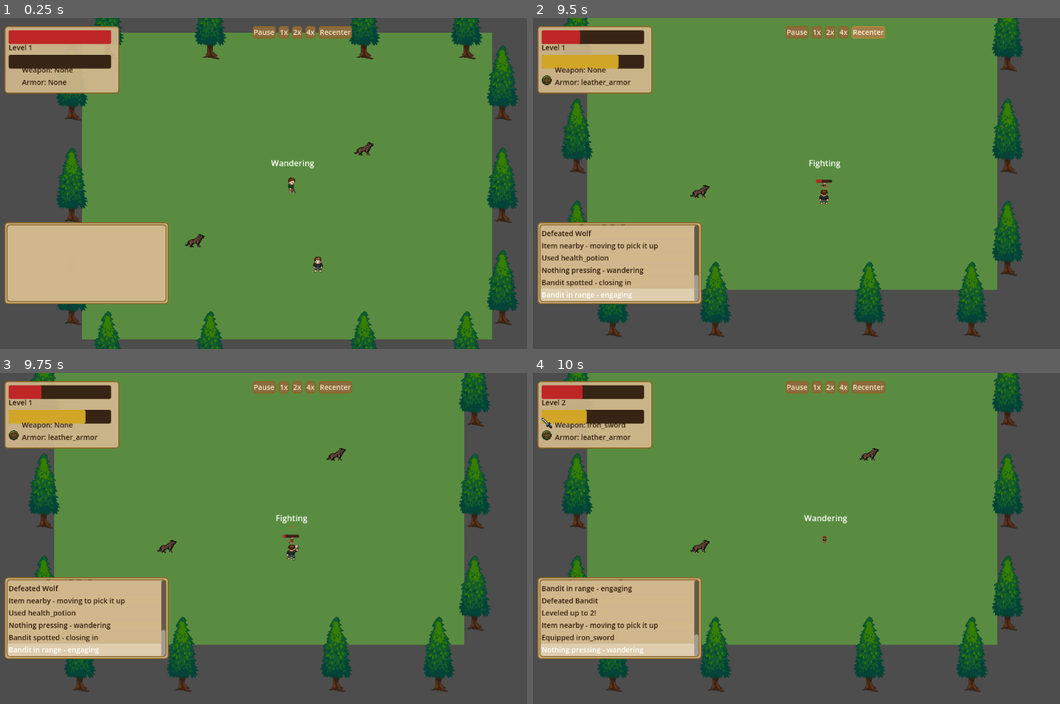
Above: before the commit, frames 1-4 (two rows, left to right).
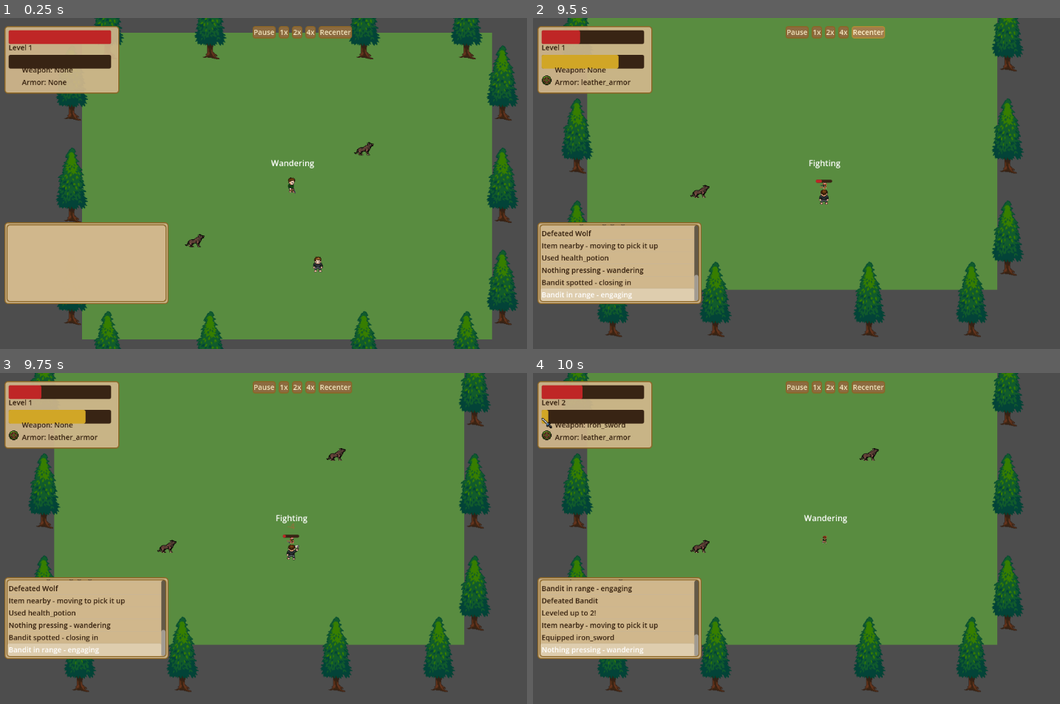
Above: after the commit, the same moments.

Repository: HexaLoid/ai-world-spectator
Game: Godot game, scene res://scenes/Main.tscn
Two runs of this game, one before a commit and one after it. Both use one fixed random seed, a clock stepped at 60 frames per second and the inputs below.
Inputs (mouse positions are in pixels of both pictures, inside the frame that each line leads up to):
- Up to frame 1 (0.25 s): no input
- Up to frame 2 (9.5 s): click "1x" at 0.5 s; click "2x" at 1.25 s; click "4x" at 2 s; click "Recenter" at 2.75 s; click "1x" at 3.5 s; click "2x" at 4.25 s; click "4x" at 5 s; click "Recenter" at 5.75 s; click "1x" at 6.5 s; click "2x" at 7.25 s; click "4x" at 8 s; click "Recenter" at 8.75 s
- Up to frame 3 (9.75 s): tap Enter at 9.5 s; move the mouse to (421, 521) at 9.52 s; click (421, 521) at 9.67 s
- Up to frame 4 (10 s): no input

Frames 1-3 are identical in both runs. In frame 4, 0.3% of the frame differs, in the area x 2-11%, y 11-16%.

Commit message:
Fix XP bar showing per-level progress against a cumulative threshold
character.xp is cumulative across the whole run (never resets on
level-up), but the XP bar's max_value was also the next level's
cumulative threshold while value stayed at raw cumulative xp. That
made a full bar at the moment of leveling instantly jump backward
(e.g. 100/100 becomes 100/250 the frame the character reaches level
2) instead of resetting to empty and filling up over the new level.
Now both value and max_value are offset by the previous level's
threshold, so the bar always represents progress within the current
level.

Co-Authored-By: Claude Sonnet 5 <noreply@anthropic.com>
Claude-Session: https://claude.ai/code/session_01Fc5c8NBqk5Mn1GjT4akzDk

Diff:
--- a/scripts/ui/unit_frame.gd
+++ b/scripts/ui/unit_frame.gd
@@ -24,11 +24,17 @@
 	hp_bar.value = hp
 
 func _on_xp_changed(xp: int) -> void:
-	var next_threshold: int = LevelingSystem.get_next_threshold(GameState.character.level) if GameState.character else -1
+	var level: int = GameState.character.level if GameState.character else 1
+	var next_threshold: int = LevelingSystem.get_next_threshold(level)
 	if next_threshold <= 0:
-		next_threshold = LevelingSystem.XP_THRESHOLDS[-1]
-	xp_bar.max_value = next_threshold
-	xp_bar.value = xp
+		# Max level: show the bar as full rather than letting it overflow with
+		# further (now purely cosmetic) XP gains.
+		xp_bar.max_value = 1
+		xp_bar.value = 1
+		return
+	var prev_threshold: int = LevelingSystem.XP_THRESHOLDS[level - 2] if level > 1 else 0
+	xp_bar.max_value = next_threshold - prev_threshold
+	xp_bar.value = xp - prev_threshold
 
 func _on_leveled_up(level: int) -> void:
 	level_label.text = "Level %d" % level
